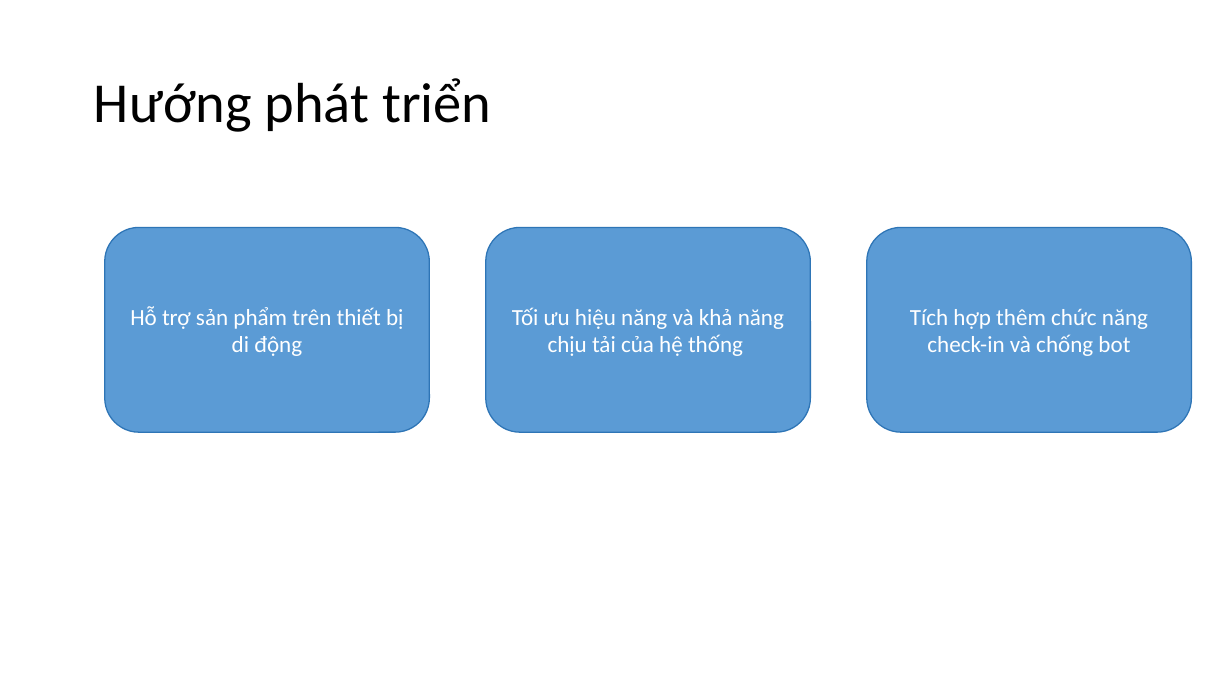
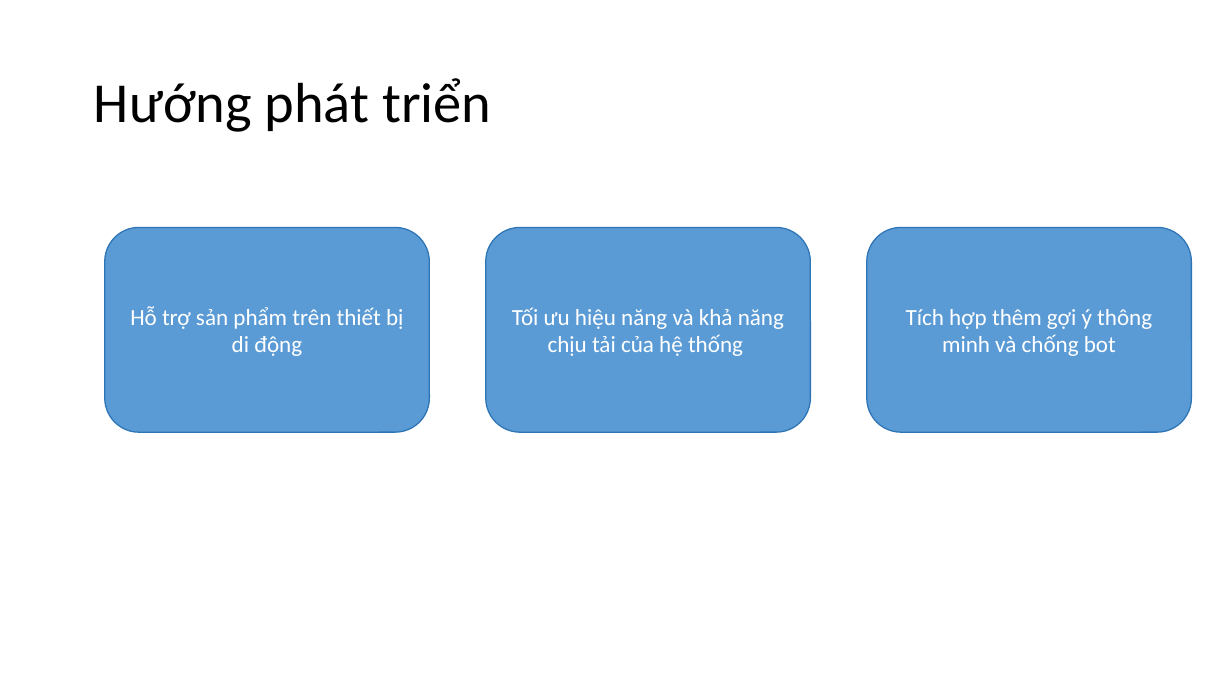
Before and after one commit to thuanvo2405/Ticket_Booking_App, a slide deck: slide 10 of slide.pptx. Drawn at 1232x693 pixels with LibreOffice and Linux fonts; fonts in the diff are those of the drawing. Boxes give left, top, right and bottom in pixels: in the first picture for what was removed or moved away, otherwise in the second. Text is boxed around its words. In the diff, an @@ line names an element or a change of style, - is before the commit and + after.

```diff
--- a/slide.pptx
+++ b/slide.pptx
@@ text in rounded rectangle at <box>906,309,1152,356</box>: text changed @@
-Tích hợp thêm chức năng check-in và chống bot
+Tích hợp thêm gợi ý thông minh và chống bot
```
Also in this commit, not shown: 8 other slides changed, 1 slide added, 1 slide removed, 4 other files.
